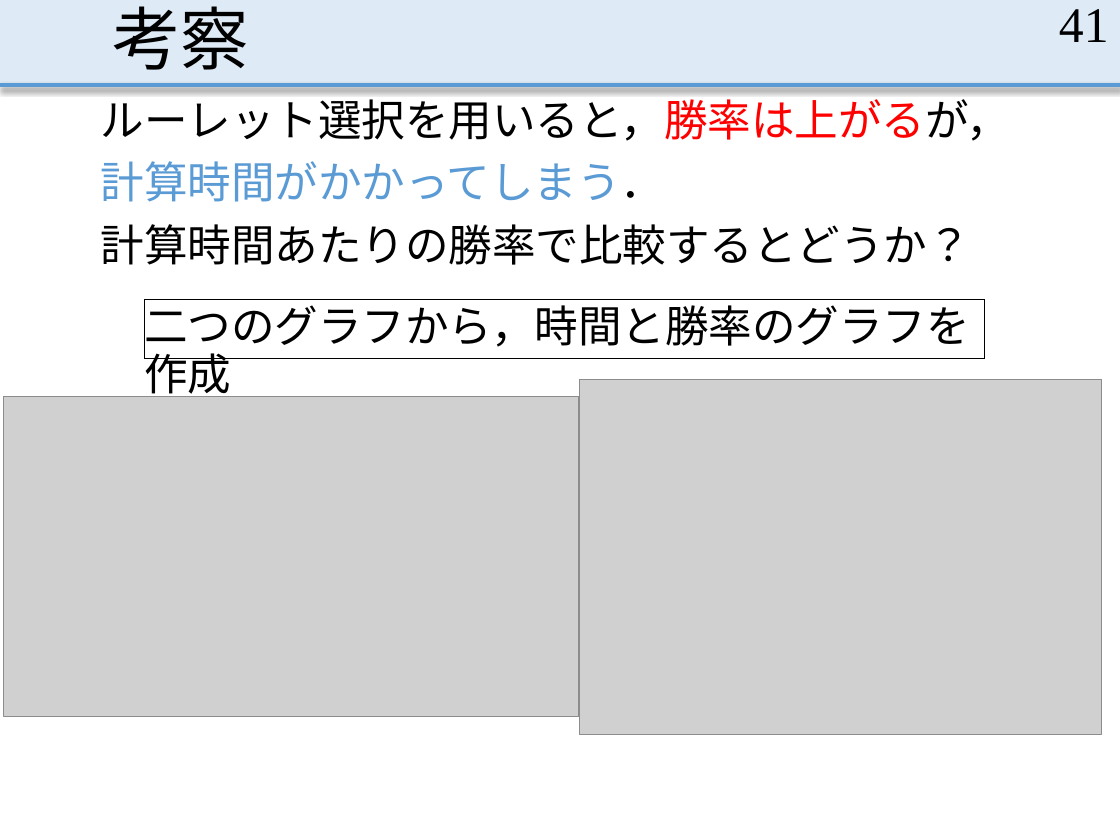
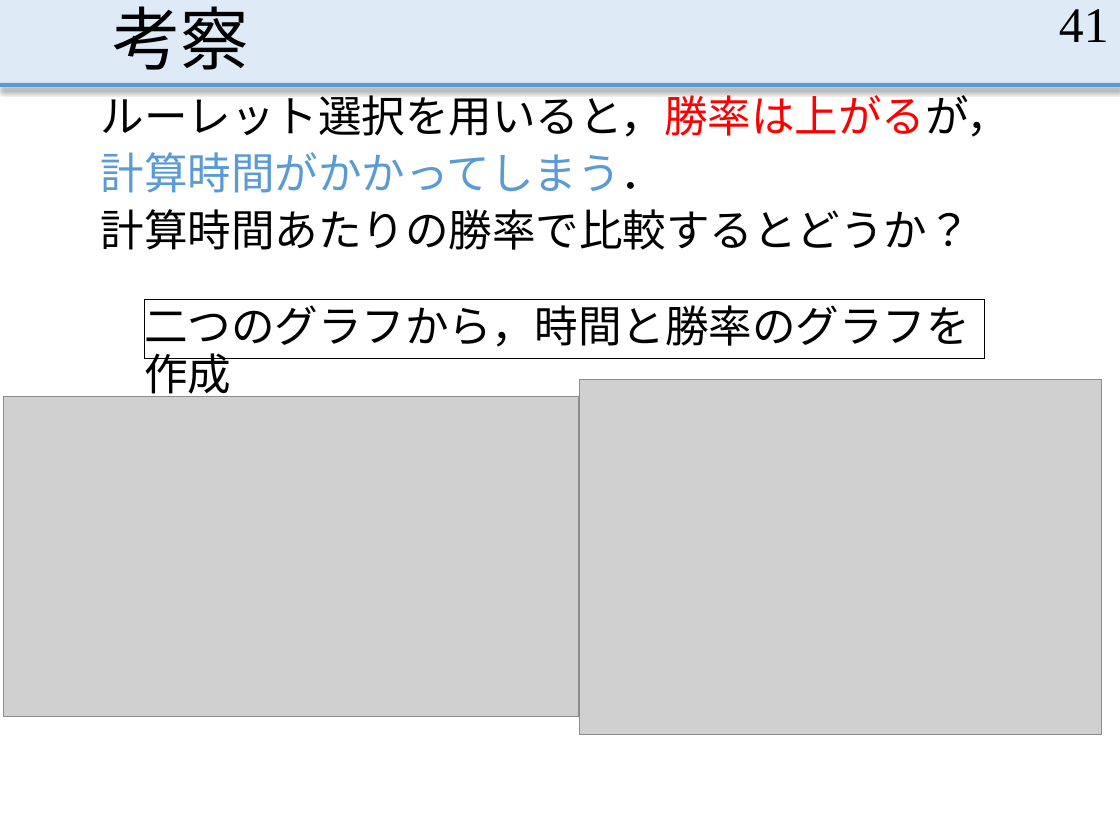
Before and after one commit to MasayaOda/SR, a slide deck: slide 41 of 190702oda.pptx. Drawn at 1120x840 pixels with LibreOffice and Linux fonts; fonts in the diff are those of the drawing; grey boxes stand for pictures. Boxes give left, top, right and bottom in pixels: in the first picture for what was removed or moved away, otherwise in the second. Text is boxed around its words. In the diff, an @@ line names an element or a change of style, - is before the commit and + after.

```diff
--- a/190702oda.pptx
+++ b/190702oda.pptx
@@ text "ルーレット選択を用いると，勝率は上がるが，" at box(101, 87, 1010, 250): line spacing 0.9 to 0.8 @@
```
Also in this commit, not shown: 9 other slides changed.
